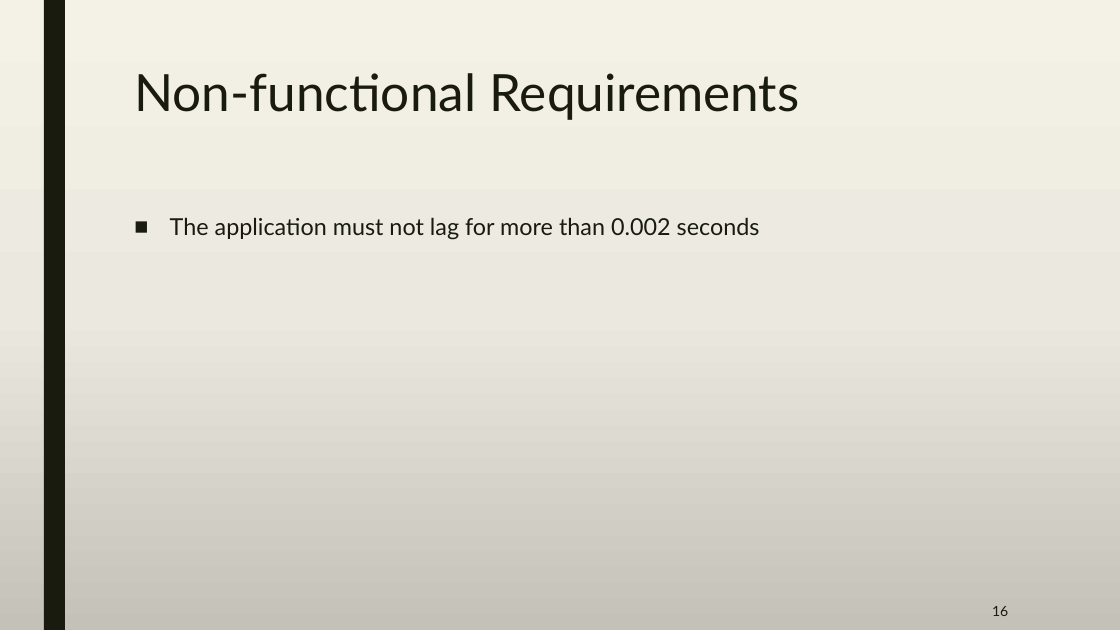
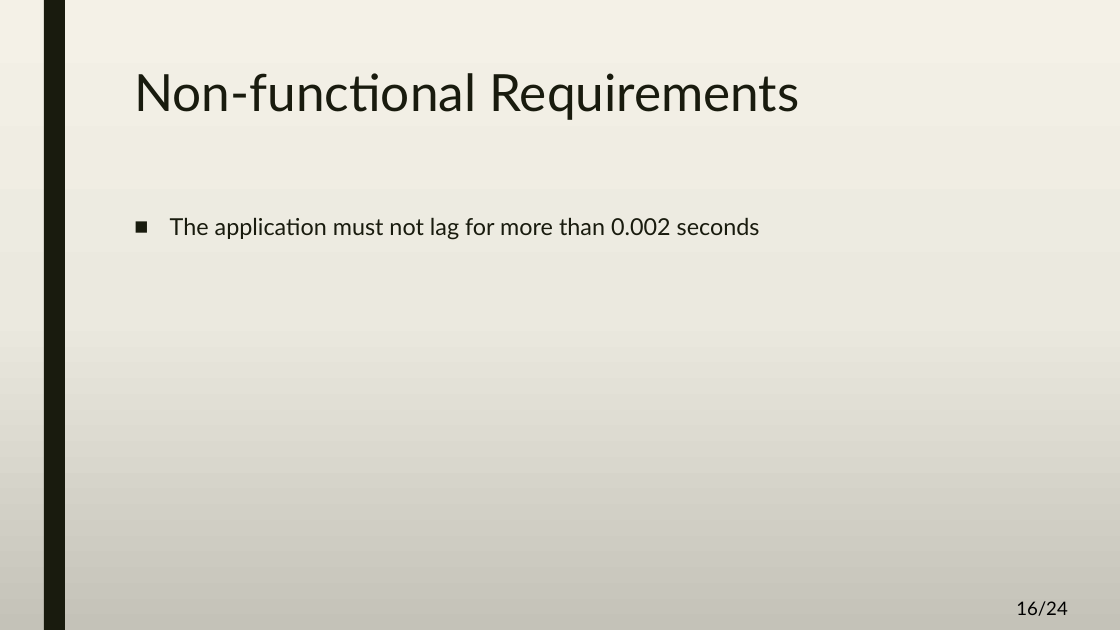
Before and after one commit to A-3li/Capstone, a slide deck: slide 16 of Capstone.pptx. Drawn at 1120x630 pixels with LibreOffice and Linux fonts; fonts in the diff are those of the drawing. Boxes give left, top, right and bottom in pixels: in the first picture for what was removed or moved away, otherwise in the second. Text is boxed around its words. In the diff, an @@ line names an element or a change of style, - is before the commit and + after.

```diff
--- a/Capstone.pptx
+++ b/Capstone.pptx
@@ page number removed at (x1=992, y1=606, x2=1008, y2=616) @@
-16
@@ page number added at (x1=1016, y1=601, x2=1068, y2=616), 16 pt, text #000000 @@
+16/24
```
Also in this commit, not shown: 23 other slides changed.
